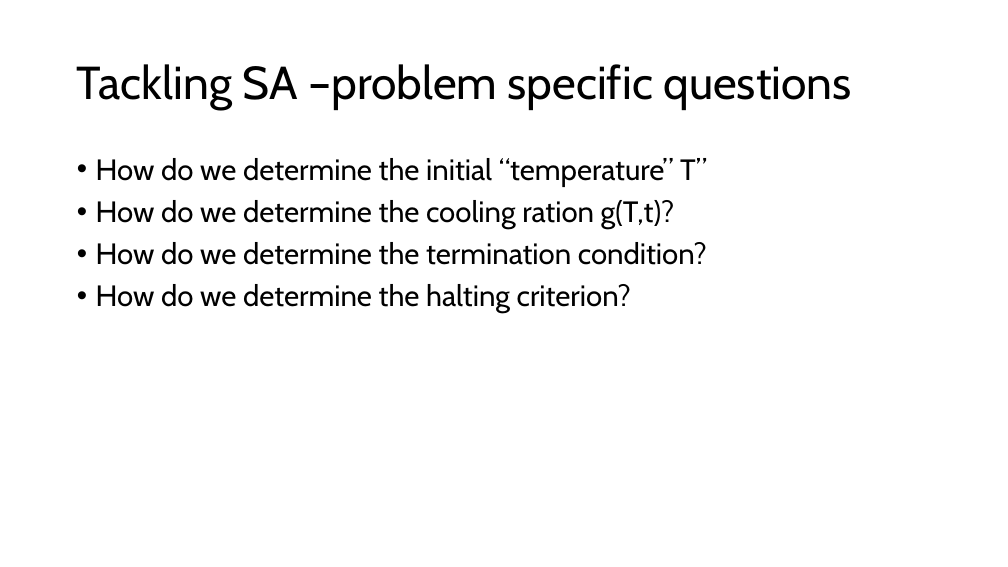
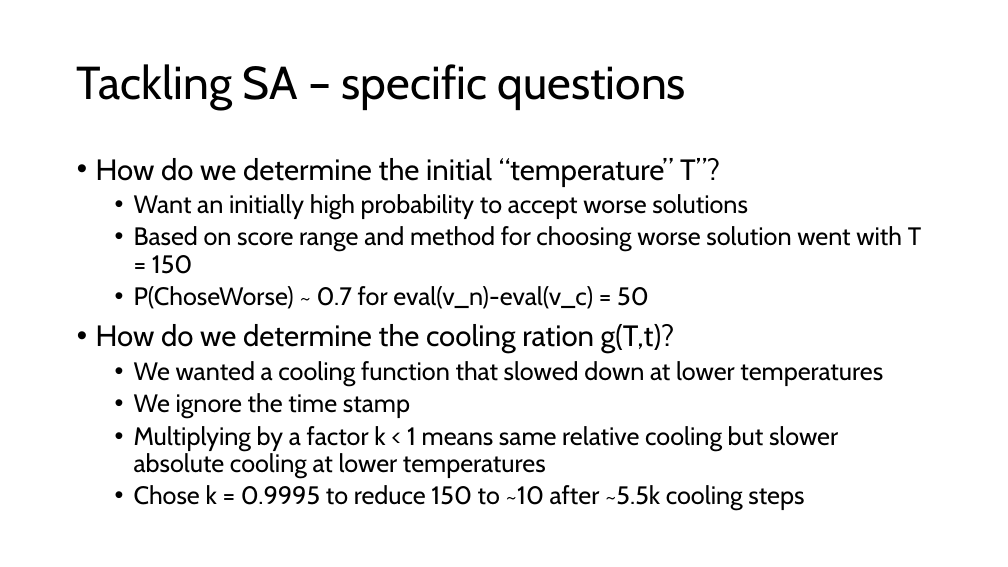
Before and after one commit to amanfc7/Machine-Learaning, a slide deck: slide 4 of ex3/TODO_presentation_ex_3.pptx (slide 3 before the commit). Drawn at 1008x567 pixels with LibreOffice and Linux fonts; fonts in the diff are those of the drawing. Boxes give left, top, right and bottom in pixels: in the first picture for what was removed or moved away, otherwise in the second. Text is boxed around its words. In the diff, an @@ line names an element or a change of style, - is before the commit and + after.

```diff
--- a/ex3/TODO_presentation_ex_3.pptx
+++ b/ex3/TODO_presentation_ex_3.pptx
@@ title at bbox=[77, 64, 686, 110]: text changed @@
-Tackling SA –problem specific questions
+Tackling SA – specific questions
@@ text at bbox=[96, 158, 921, 309]: text changed; size 28 to 24 pt @@
-• How do we determine the initial “temperature” T”
+• How do we determine the initial “temperature” T”?
+  • Want an initially high probability to accept worse solutions
+  • Based on score range and method for choosing worse solution went with T = 150
+  • P(ChoseWorse) ~ 0.7 for eval(v_n)-eval(v_c) = 50
@@ text at bbox=[134, 361, 883, 510]: text changed; size 28 to 24 pt @@
-• How do we determine the termination condition?
-• How do we determine the halting criterion?
+  • We wanted a cooling function that slowed down at lower temperatures
+  • We ignore the time stamp
+  • Multiplying by a factor k < 1 means same relative cooling but slower absolute cooling at lower temperatures
+  • Chose k = 0.9995 to reduce 150 to ~10 after ~5.5k cooling steps
```
Also in this commit, not shown: 1 other slide changed, 2 slides added, 1 other file.
